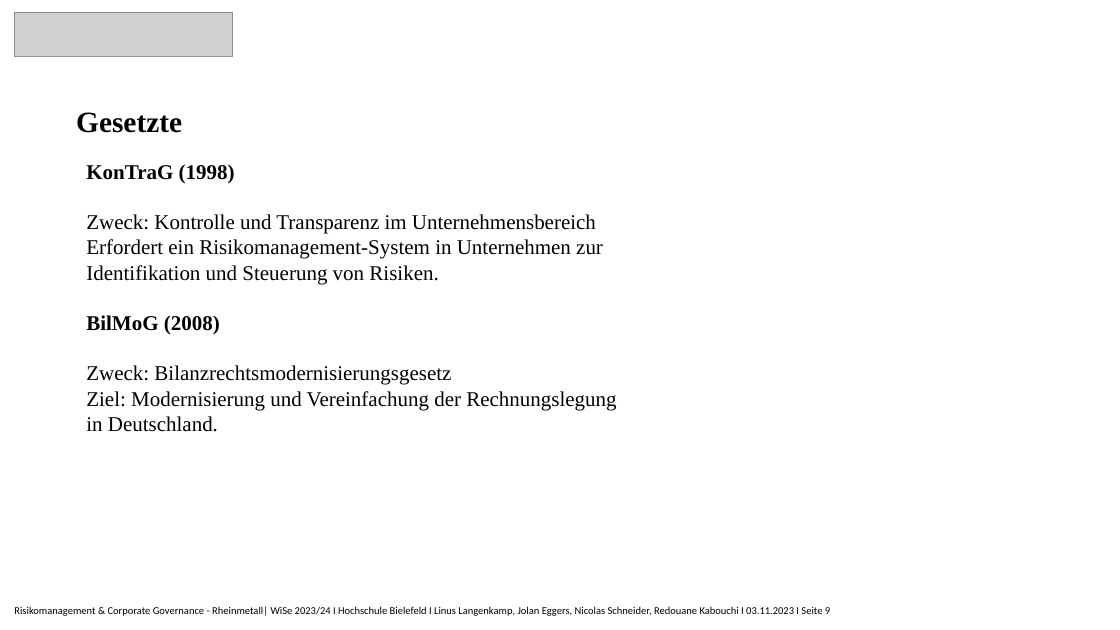
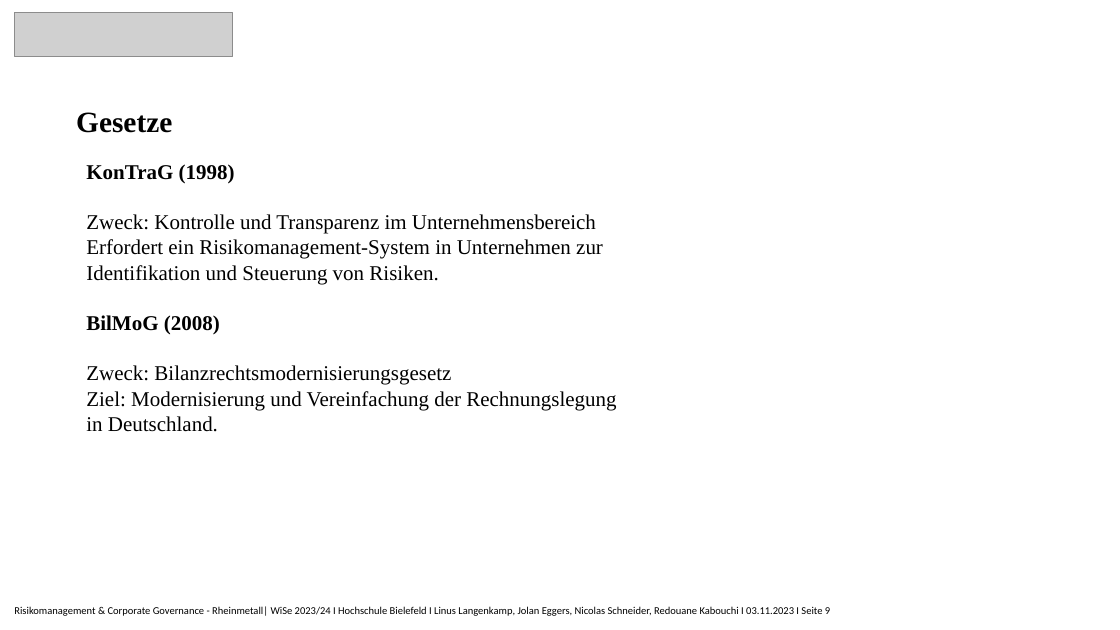
Before and after one commit to Nicolas2912/Risikomanagment_Rheinmetall, a slide deck: slide 9 of Rheinmetall_Präsentation.pptx. Drawn at 1120x630 pixels with LibreOffice and Linux fonts; fonts in the diff are those of the drawing; grey boxes stand for pictures. Boxes give left, top, right and bottom in pixels: in the first picture for what was removed or moved away, otherwise in the second. Text is boxed around its words. In the diff, an @@ line names an element or a change of style, - is before the commit and + after.

Commit message:
Notizen hinzugefügt: Risikomanagementansätzen, Gesetze

```diff
--- a/Rheinmetall_Präsentation.pptx
+++ b/Rheinmetall_Präsentation.pptx
@@ title at (x1=76, y1=112, x2=172, y2=133): text changed @@
-Gesetzte
+Gesetze
```
Also in this commit, not shown: 1 other slide changed.
